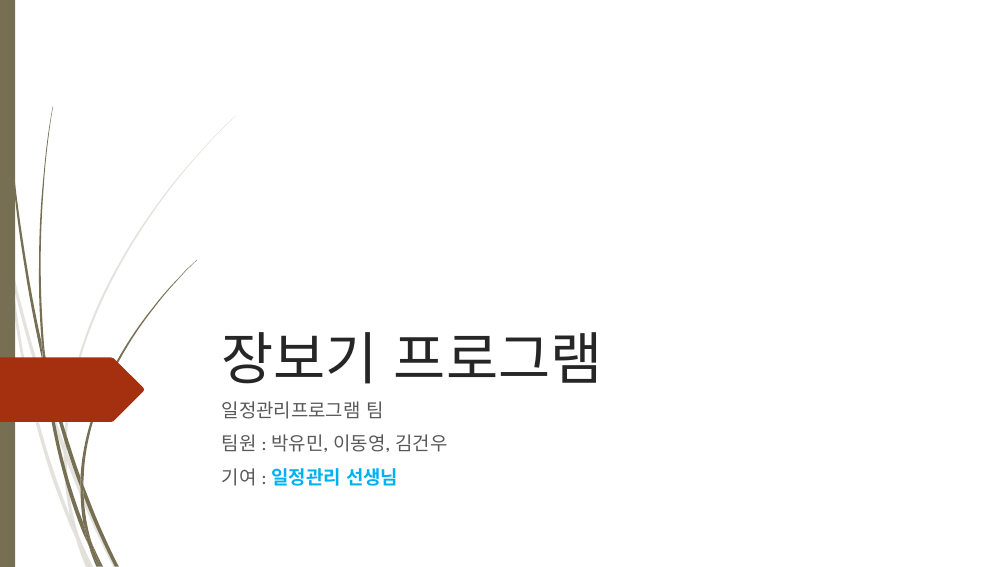
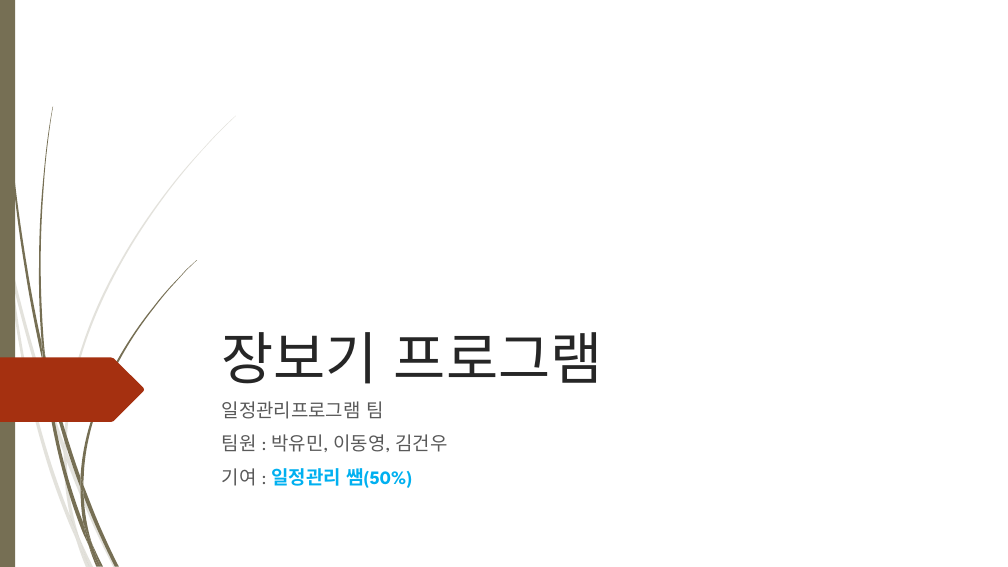
Before and after one commit to koi312500/Kaist-cyber-camp-2018, a slide deck: slide 1 of 장보기 프로그램.pptx. Drawn at 1008x567 pixels with LibreOffice and Linux fonts; fonts in the diff are those of the drawing; background and template pictures are left out. Boxes give left, top, right and bottom in pixels: in the first picture for what was removed or moved away, otherwise in the second. Text is boxed around its words. In the diff, an @@ line names an element or a change of style, - is before the commit and + after.

```diff
--- a/장보기 프로그램.pptx
+++ b/장보기 프로그램.pptx
@@ subtitle at (222, 468, 412, 488): text changed @@
-기여 : 일정관리 선생님
+기여 : 일정관리 쌤(50%)
```
Also in this commit, not shown: 2 other slides changed, 3 slides added, 1 slide removed.
